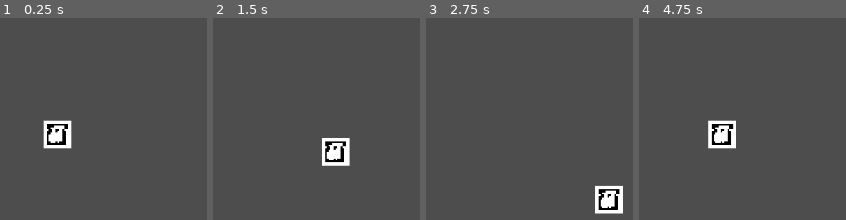
Above: before the commit, frames 1-4 (left to right).
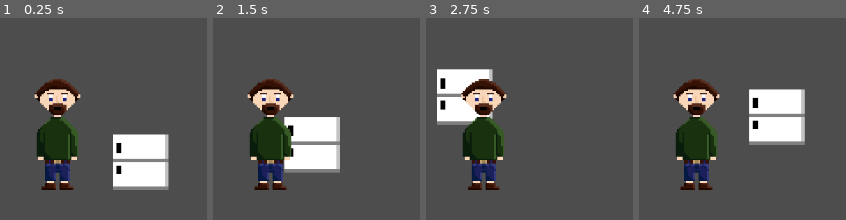
Above: after the commit, the same moments.

Repository: jallenh789/One-Dur-Bread
Game: Godot game, scene res://Scenes/game_scene/game_scene.tscn
The game is run twice, just before and just after one commit, with the same random seed, the same clock (stepped at 60 frames per second) and the same inputs. Before the commit the project has no main scene; this scene is started directly in both runs.
Inputs:
- Up to frame 1 (0.25 s): no input
- Up to frame 2 (1.5 s): tap Enter at 0.5 s; hold D (move_right) 0.53-1.28 s; hold S (move_down) from 1.28 s (still down)
- Up to frame 3 (2.75 s): release S (move_down) at 2.03 s; hold D (move_right) from 2.03 s (still down)
- Up to frame 4 (4.75 s): release D (move_right) at 2.78 s; hold W (move_up) 2.78-3.53 s; hold A (move_left) from 3.53 s (still down)

The runs differ from the first frame. In frame 1, 16% of the frame differs, in the area x 16-82%, y 30-86%; in frame 2, 15%; in frame 3, 15%; in frame 4, 17%, in the area x 16-81%, y 30-86%.

Commit message:
Obstacle Layer & fridge object
added the fridge scene with with a collisionShape2D and a basic place holder texture.

added the fridge to the obstacle layer in the game scene.

Set up game scene as the main scene

Diff:
--- /dev/null
+++ b/Scenes/Fridge/fridge.tscn
@@ -0,0 +1,14 @@
+[gd_scene load_steps=3 format=3 uid="uid://re77w34lhpv2"]
+
+[ext_resource type="Texture2D" uid="uid://d1sw3ivpalaln" path="res://Assets/Backgrounds/Room Objects/Fridge/fridge.png" id="1_s1ena"]
+
+[sub_resource type="RectangleShape2D" id="RectangleShape2D_4s8k2"]
+size = Vector2(32, 32)
+
+[node name="Fridge" type="StaticBody2D"]
+
+[node name="Sprite2D" type="Sprite2D" parent="."]
+texture = ExtResource("1_s1ena")
+
+[node name="CollisionShape2D" type="CollisionShape2D" parent="."]
+shape = SubResource("RectangleShape2D_4s8k2")
--- a/Scenes/Player/Player.tscn
+++ b/Scenes/Player/Player.tscn
@@ -1,18 +1,19 @@
 [gd_scene load_steps=4 format=3 uid="uid://b8bodxvggafb5"]
 
 [ext_resource type="Script" uid="uid://ch5y1ilx0jt08" path="res://Scenes/Player/player.gd" id="1_ft8w5"]
-[ext_resource type="Texture2D" uid="uid://ky7lv1p4h7ee" path="res://Assets/Actor/Player/Bread.png" id="1_s0eop"]
+[ext_resource type="Texture2D" uid="uid://uv20gt5nrr60" path="res://Assets/Actor/Player/Shaded_64_bit_Character_original_size.png" id="2_ft8w5"]
 
 [sub_resource type="CapsuleShape2D" id="CapsuleShape2D_ft8w5"]
 radius = 8.0
-height = 16.0
+height = 24.0
 
 [node name="CharacterBody2D" type="CharacterBody2D"]
 motion_mode = 1
 script = ExtResource("1_ft8w5")
 
 [node name="Player" type="Sprite2D" parent="."]
-texture = ExtResource("1_s0eop")
+texture = ExtResource("2_ft8w5")
 
 [node name="CollisionShape2D" type="CollisionShape2D" parent="."]
+position = Vector2(0, 18)
 shape = SubResource("CapsuleShape2D_ft8w5")
--- a/Scenes/game_scene/game_scene.tscn
+++ b/Scenes/game_scene/game_scene.tscn
@@ -1,10 +1,20 @@
-[gd_scene load_steps=2 format=3 uid="uid://daxo5p346dqyh"]
+[gd_scene load_steps=4 format=3 uid="uid://daxo5p346dqyh"]
 
 [ext_resource type="PackedScene" uid="uid://b8bodxvggafb5" path="res://Scenes/Player/Player.tscn" id="1_0nga1"]
+[ext_resource type="PackedScene" uid="uid://re77w34lhpv2" path="res://Scenes/Fridge/fridge.tscn" id="2_uhvlp"]
+
+[sub_resource type="TileSet" id="TileSet_0nga1"]
+tile_size = Vector2i(32, 32)
 
 [node name="GameScene" type="Node2D"]
 
-[node name="CharacterBody2D" parent="." instance=ExtResource("1_0nga1")]
+[node name="ObstacleLayer" type="TileMapLayer" parent="."]
+tile_set = SubResource("TileSet_0nga1")
 
-[node name="Camera2D" type="Camera2D" parent="."]
+[node name="Fridge" parent="ObstacleLayer" instance=ExtResource("2_uhvlp")]
+position = Vector2(48, 16)
+
+[node name="Player" parent="." instance=ExtResource("1_0nga1")]
+
+[node name="Camera2D" type="Camera2D" parent="Player"]
 zoom = Vector2(2.5, 2.5)
--- a/project.godot
+++ b/project.godot
@@ -11,6 +11,7 @@
 [application]
 
 config/name="One-Dur-Bread"
+run/main_scene="uid://daxo5p346dqyh"
 config/features=PackedStringArray("4.4", "GL Compatibility")
 config/icon="res://icon.svg"
 
Binary file added: Assets/Actor/Player/Shaded_64_bit_Character_original_size.png
Not shown, added: Assets/Actor/Player/Shaded_64_bit_Character_original_size.png.import
Binary file added: Assets/Backgrounds/Room Objects/Fridge/fridge.png
Not shown, added: Assets/Backgrounds/Room Objects/Fridge/fridge.png.import
